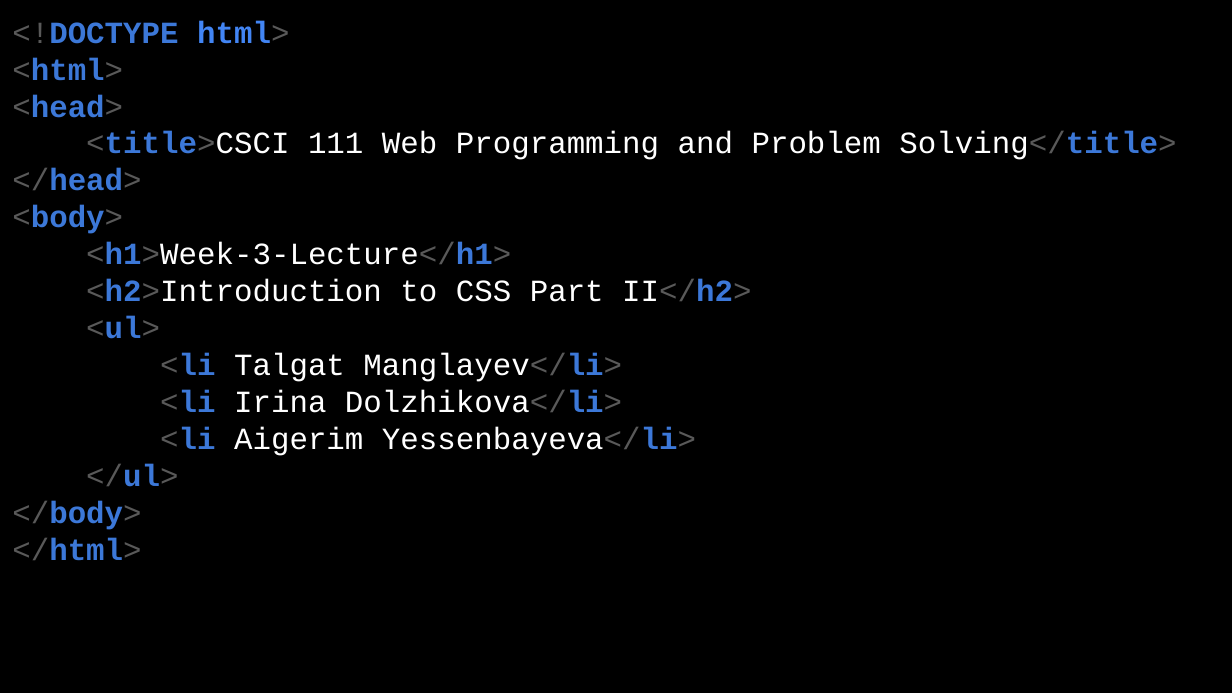
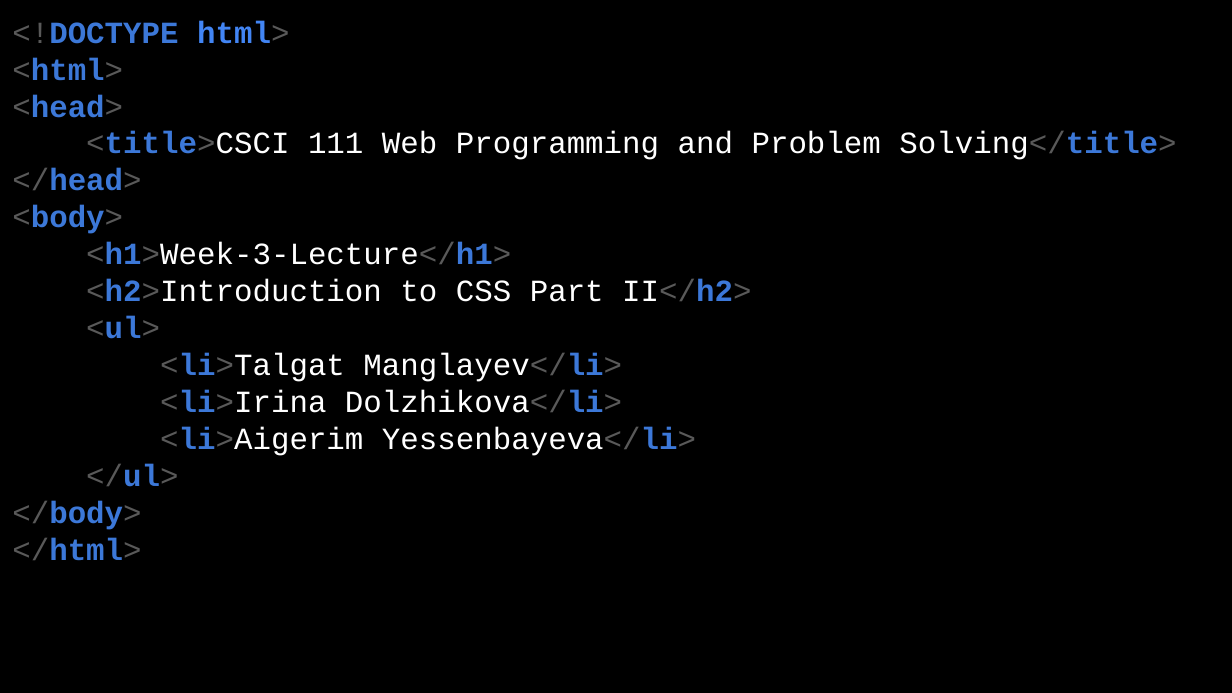
Before and after one commit to manglayev/nu-courses-material, a slide deck: slide 1 of CSCI-111/week-3/week-3-lecture.pptx. Drawn at 1232x693 pixels with LibreOffice and Linux fonts; fonts in the diff are those of the drawing. Boxes give left, top, right and bottom in pixels: in the first picture for what was removed or moved away, otherwise in the second. Text is boxed around its words. In the diff, an @@ line names an element or a change of style, - is before the commit and + after.

```diff
--- a/CSCI-111/week-3/week-3-lecture.pptx
+++ b/CSCI-111/week-3/week-3-lecture.pptx
@@ title at (x1=160, y1=353, x2=696, y2=456): text colour #000000 to #595959 in "<li>Talgat", "<li>Irina", "<li>Aigerim" @@
```
Also in this commit, not shown: 3 other slides changed, 4 slides added, 19 other files.
